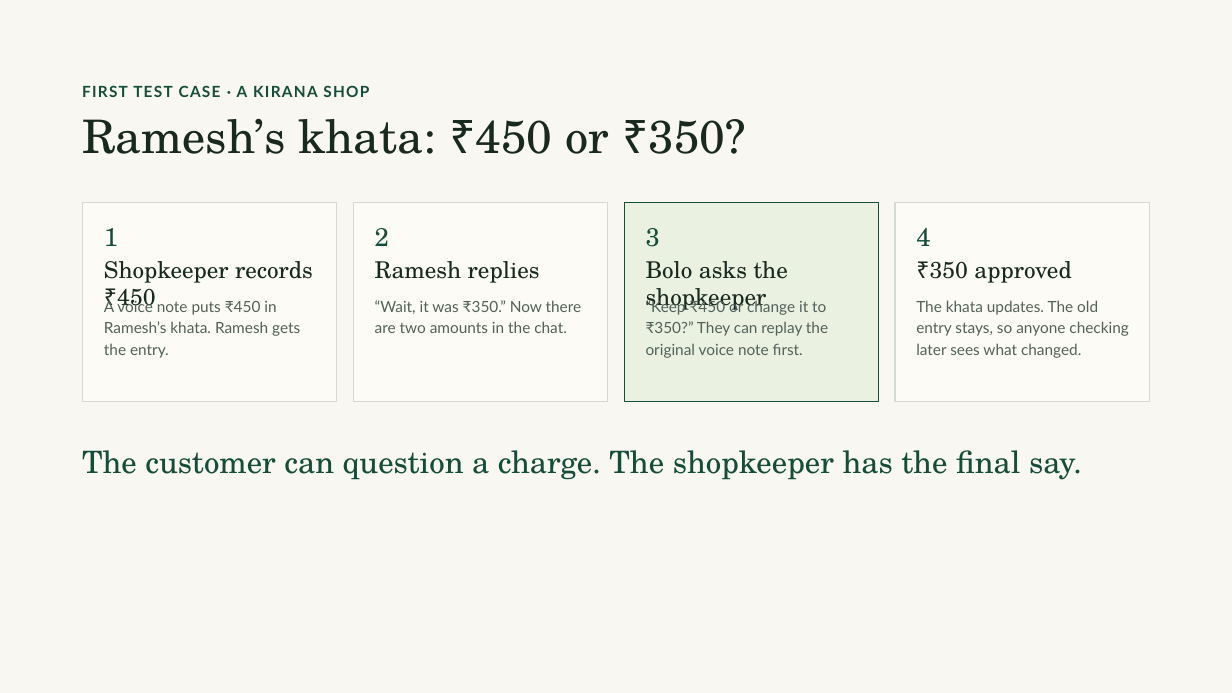
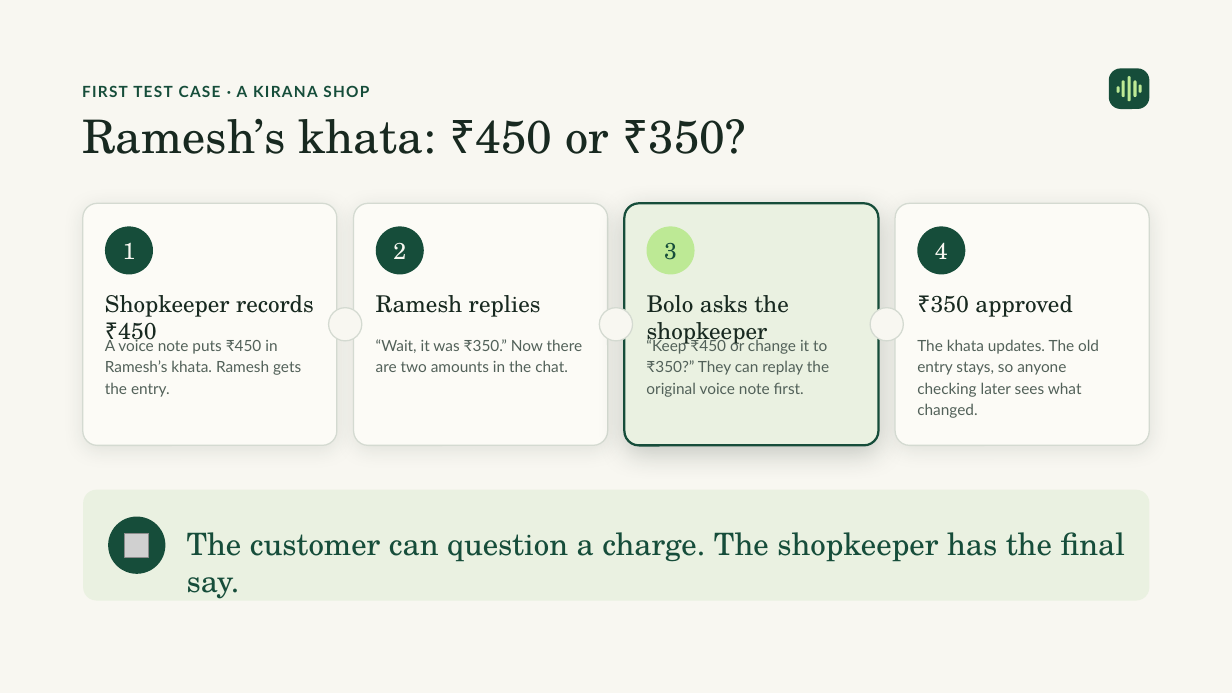
Before and after one commit to dhruva137/bolo, a slide deck: slide 2 of docs/Bolo-pitch.pptx. Drawn at 1232x693 pixels with LibreOffice and Linux fonts; fonts in the diff are those of the drawing; grey boxes stand for pictures; background and template pictures are left out. Boxes give left, top, right and bottom in pixels: in the first picture for what was removed or moved away, otherwise in the second. Text is boxed around its words. In the diff, an @@ line names an element or a change of style, - is before the commit and + after.

```diff
--- a/docs/Bolo-pitch.pptx
+++ b/docs/Bolo-pitch.pptx
@@ rounded rectangle added at (x1=1109, y1=68, x2=1150, y2=109), fill #164D3A @@
@@ rounded rectangle added at (x1=1116, y1=86, x2=1119, y2=92), fill #BDE995 @@
@@ rounded rectangle added at (x1=1122, y1=80, x2=1125, y2=97), fill #BDE995 @@
@@ rounded rectangle added at (x1=1128, y1=76, x2=1130, y2=101), fill #BDE995 @@
@@ rounded rectangle added at (x1=1134, y1=80, x2=1137, y2=97), fill #BDE995 @@
@@ rounded rectangle added at (x1=1139, y1=85, x2=1141, y2=93), fill #BDE995 @@
@@ rounded rectangle resized from (x1=83, y1=202, x2=337, y2=401) to (x1=83, y1=203, x2=337, y2=445) @@
@@ rounded rectangle resized from (x1=354, y1=202, x2=608, y2=401) to (x1=354, y1=203, x2=608, y2=445) @@
@@ rounded rectangle resized from (x1=625, y1=202, x2=879, y2=401) to (x1=625, y1=203, x2=879, y2=445) @@
@@ rounded rectangle at (x1=625, y1=203, x2=879, y2=445): rectangle to rounded rectangle; outline #164D3A 1 pt to #164D3A 1.75 pt; shadow on @@
@@ rectangle to rounded rectangle; shadow on in 3 elements at (x1=83, y1=203, x2=337, y2=445), (x1=354, y1=203, x2=608, y2=445), (x1=896, y1=203, x2=1150, y2=445) @@
@@ rounded rectangle resized from (x1=896, y1=202, x2=1150, y2=401) to (x1=896, y1=203, x2=1150, y2=445) @@
@@ ellipse "1" resized from (x1=104, y1=228, x2=118, y2=246) to (x1=105, y1=226, x2=153, y2=274) @@
@@ ellipse "2" resized from (x1=375, y1=228, x2=389, y2=246) to (x1=376, y1=226, x2=424, y2=274) @@
@@ ellipse "3" resized from (x1=646, y1=228, x2=660, y2=247) to (x1=647, y1=226, x2=695, y2=274) @@
@@ ellipse "3" at (x1=647, y1=226, x2=695, y2=274): size 20 to 18 pt; alignment left to centre; line spacing 23pt to 1; vertical alignment top to middle; fill none to #BDE995 @@
@@ size 20 to 18 pt, text colour #164D3A to #F8F7F1; alignment left to centre; line spacing 23pt to 1; vertical alignment top to middle; fill none to #164D3A in 3 elements at (x1=105, y1=226, x2=153, y2=274), (x1=376, y1=226, x2=424, y2=274), (x1=918, y1=226, x2=966, y2=274) @@
@@ ellipse "4" resized from (x1=916, y1=228, x2=930, y2=246) to (x1=918, y1=226, x2=966, y2=274) @@
@@ text "Shopkeeper records ₹450" moved from (x1=104, y1=261, x2=313, y2=312) to (x1=105, y1=295, x2=314, y2=346) @@
@@ text "Ramesh replies" moved from (x1=375, y1=261, x2=540, y2=283) to (x1=376, y1=295, x2=541, y2=317) @@
@@ text "Bolo asks the shopkeeper" moved from (x1=646, y1=261, x2=788, y2=312) to (x1=647, y1=295, x2=789, y2=346) @@
@@ text "₹350 approved" moved from (x1=930, y1=261, x2=1071, y2=283) to (x1=931, y1=295, x2=1072, y2=317) @@
@@ ellipse added at (x1=329, y1=308, x2=362, y2=341), fill #F8F7F1, outline #D4DAD1 1 pt @@
@@ ellipse added at (x1=600, y1=308, x2=633, y2=341), fill #F8F7F1, outline #D4DAD1 1 pt @@
@@ ellipse added at (x1=871, y1=308, x2=904, y2=341), fill #F8F7F1, outline #D4DAD1 1 pt @@
@@ text "A voice note puts ₹450 ..." moved from (x1=104, y1=298, x2=300, y2=358) to (x1=105, y1=337, x2=301, y2=397) @@
@@ text "“Wait, it was ₹350.” Now ..." moved from (x1=375, y1=300, x2=582, y2=333) to (x1=376, y1=339, x2=583, y2=372) @@
@@ text "“Keep ₹450 or change it ..." rewrapped from (x1=646, y1=321, x2=828, y2=358) to (x1=646, y1=337, x2=829, y2=397) @@
@@ text "The khata updates. The old ..." rewrapped from (x1=916, y1=300, x2=1128, y2=358) to (x1=917, y1=339, x2=1099, y2=418) @@
@@ rounded rectangle added at (x1=83, y1=490, x2=1150, y2=601), fill #EAF1E1 @@
@@ ellipse added at (x1=108, y1=517, x2=165, y2=574), fill #164D3A @@
@@ picture added at (x1=125, y1=533, x2=149, y2=557) @@
@@ text "The customer can question a ..." rewrapped from (x1=82, y1=450, x2=1082, y2=480) to (x1=187, y1=532, x2=1125, y2=562) @@
```
Also in this commit, not shown: 4 other slides changed.
